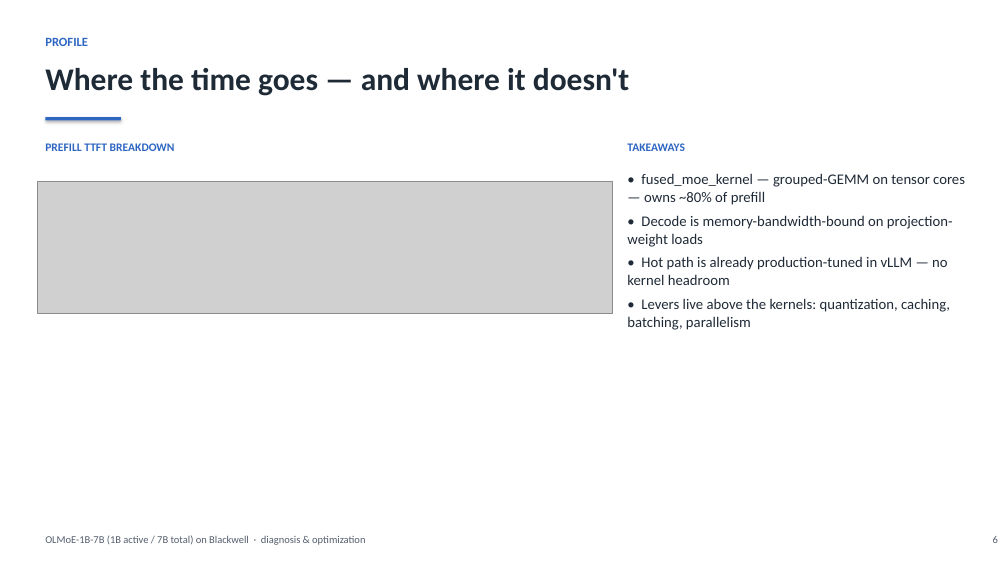
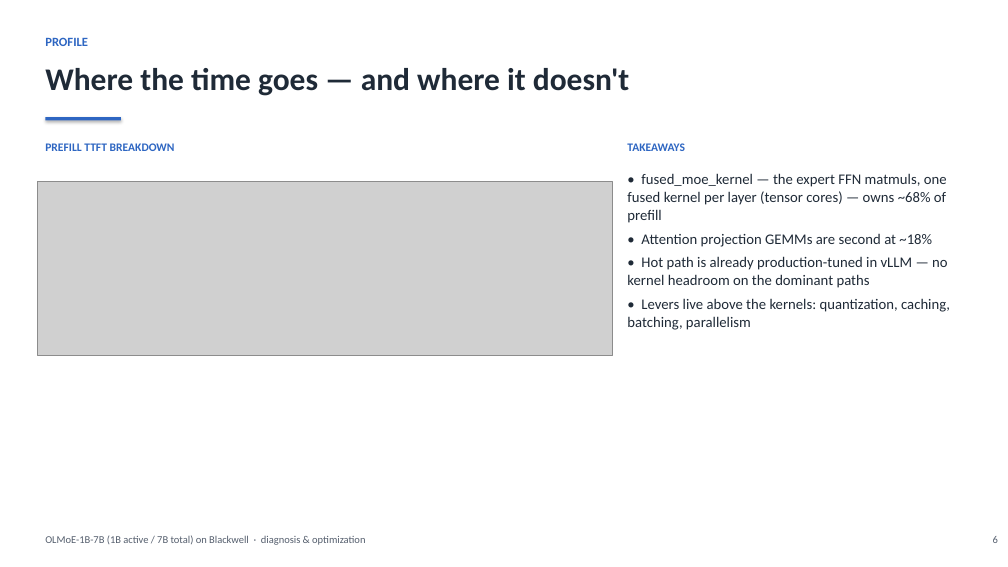
Before and after one commit to harishvs/moe-inference-optimize, a slide deck: slide 6 of talk/deck.pptx. Drawn at 1008x567 pixels with LibreOffice and Linux fonts; fonts in the diff are those of the drawing; grey boxes stand for pictures. Boxes give left, top, right and bottom in pixels: in the first picture for what was removed or moved away, otherwise in the second. Text is boxed around its words. In the diff, an @@ line names an element or a change of style, - is before the commit and + after.

```diff
--- a/talk/deck.pptx
+++ b/talk/deck.pptx
@@ text at (627, 173, 947, 288): text changed @@
-• fused_moe_kernel — grouped-GEMM on tensor cores — owns ~80% of prefill
-• Decode is memory-bandwidth-bound on projection-weight loads
-• Hot path is already production-tuned in vLLM — no kernel headroom
+• fused_moe_kernel — the expert FFN matmuls, one fused kernel per layer (tensor cores) — owns ~68% of prefill
+• Attention projection GEMMs are second at ~18%
+• Hot path is already production-tuned in vLLM — no kernel headroom on the dominant paths
@@ picture: place and size @@
-picture at (38, 181, 613, 313)
+picture at (38, 181, 613, 355)
```
Also in this commit, not shown: 3 other files.
